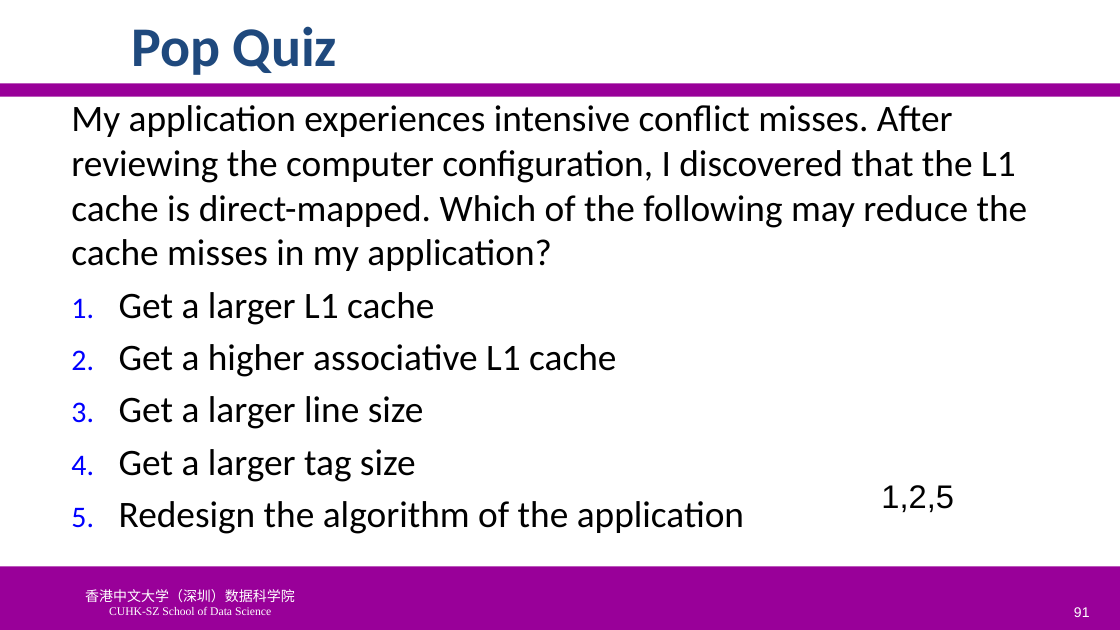
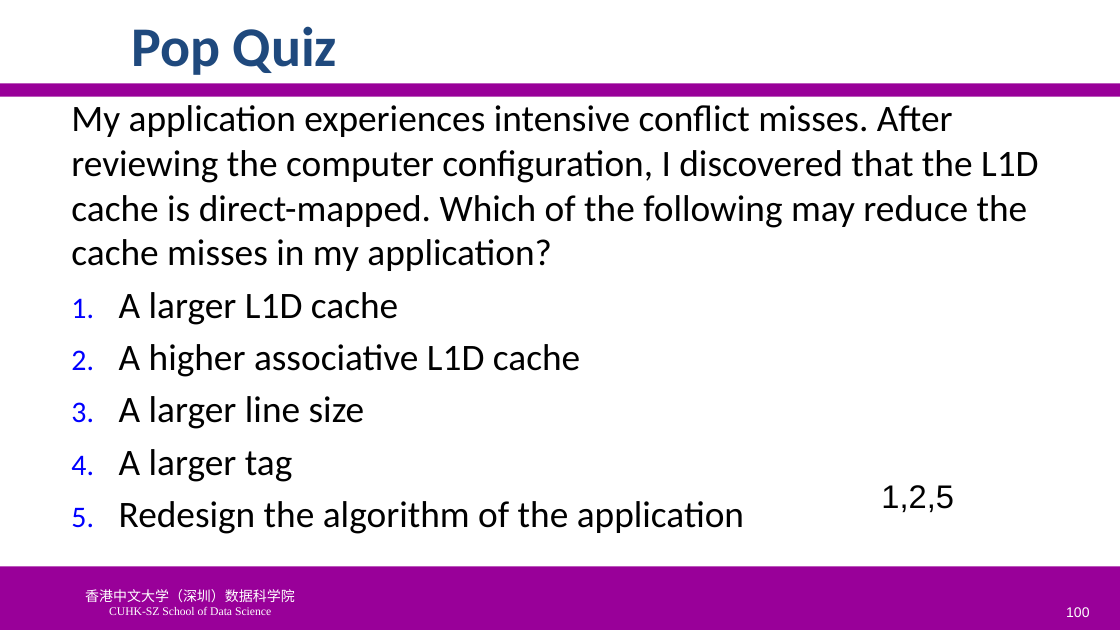
Before and after one commit to SUNCHAOYI923/CMU_CSAPP, a slide deck: slide 100 of slide/CA3060-6-MemHierarchy.pptx (slide 91 before the commit). Drawn at 1120x630 pixels with LibreOffice and Linux fonts; fonts in the diff are those of the drawing; background and template pictures are left out. Boxes give left, top, right and bottom in pixels: in the first picture for what was removed or moved away, otherwise in the second. Text is boxed around its words. In the diff, an @@ line names an element or a change of style, - is before the commit and + after.

```diff
--- a/slide/CA3060-6-MemHierarchy.pptx
+++ b/slide/CA3060-6-MemHierarchy.pptx
@@ text at [71, 105, 1039, 482]: text changed @@
-My application experiences intensive conflict misses. After reviewing the computer configuration, I discovered that the L1 cache is direct-mapped. Which of the following may reduce the cache misses in my application?
-1. Get a larger L1 cache
-2. Get a higher associative L1 cache
-3. Get a larger line size
-4. Get a larger tag size
+My application experiences intensive conflict misses. After reviewing the computer configuration, I discovered that the L1D cache is direct-mapped. Which of the following may reduce the cache misses in my application?
+1. A larger L1D cache
+2. A higher associative L1D cache
+3. A larger line size
+4. A larger tag
@@ page number at [1066, 607, 1089, 617]: text changed @@
-91
+100
```
Also in this commit, not shown: 40 other slides changed, 5 slides added, 10 slides removed, 31 other files.
